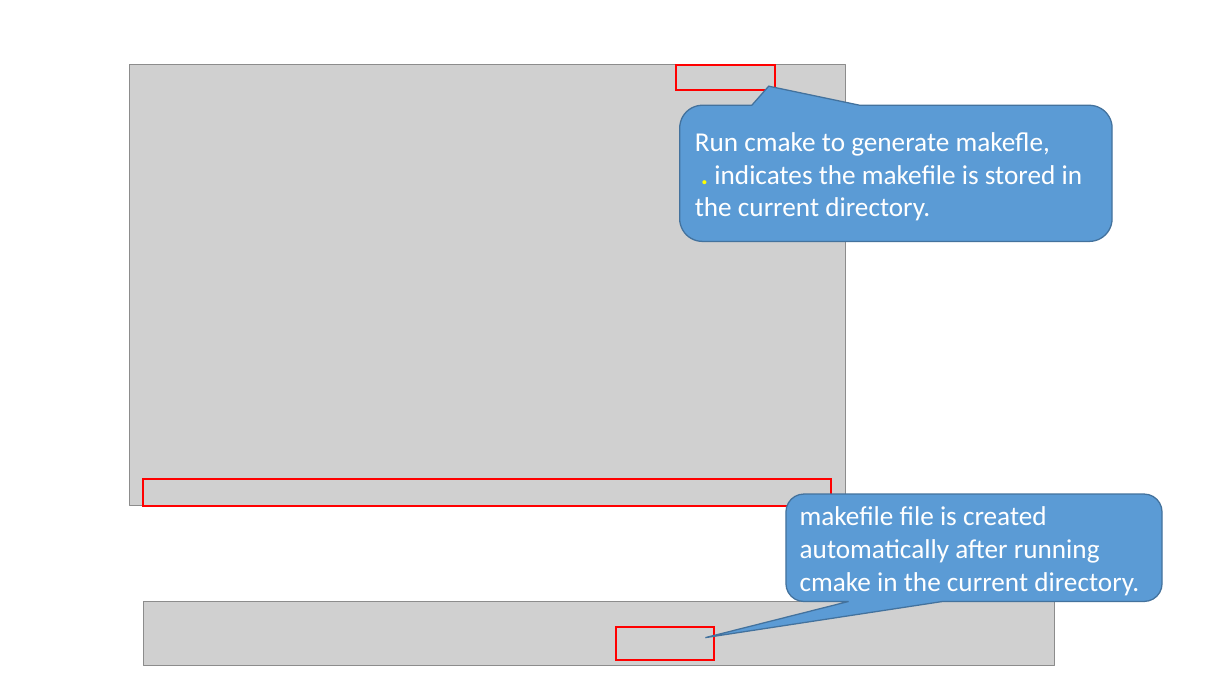
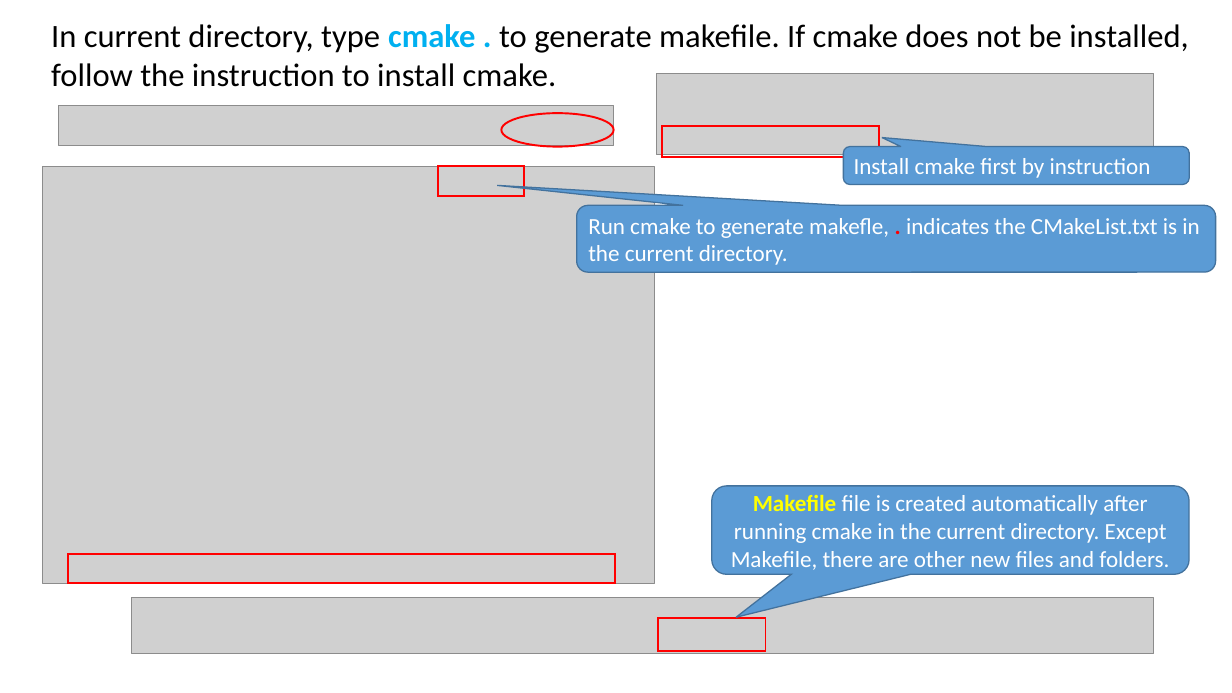
Before and after one commit to ShiqiYu/CPP, a slide deck: slide 5 of week05/Lab05.pptx (slide 7 before the commit). Drawn at 1232x693 pixels with LibreOffice and Linux fonts; fonts in the diff are those of the drawing; grey boxes stand for pictures; background and template pictures are left out. Boxes give left, top, right and bottom in pixels: in the first picture for what was removed or moved away, otherwise in the second. Text is boxed around its words. In the diff, an @@ line names an element or a change of style, - is before the commit and + after.

```diff
--- a/week05/Lab05.pptx
+++ b/week05/Lab05.pptx
@@ text added at <box>51,24,1189,87</box>, 25.4 pt, text #000000 @@
+In current directory, type cmake . to generate makefile. If cmake does not be installed, follow the instruction to install cmake.
@@ picture removed at <box>129,65,846,506</box> @@
@@ picture added at <box>656,73,1153,154</box> @@
@@ picture added at <box>59,105,614,146</box> @@
@@ ellipse added at <box>502,113,614,146</box>, outline #FF0000 1.5 pt @@
@@ rectangle: place and size @@
-rectangle at <box>677,66,775,90</box>
+rectangle at <box>662,126,879,157</box>
@@ rounded speech box added at <box>844,147,1189,185</box>, fill #5B9BD5, outline #43739E 1 pt, 18 pt, text #FFFFFF @@
+Install cmake first by instruction
@@ picture added at <box>43,166,654,583</box> @@
@@ rectangle added at <box>438,166,524,196</box>, outline #FF0000 1.5 pt @@
@@ rounded speech box "Run cmake to generate makefle, ...": place and size @@
-rounded speech box "Run cmake to generate makefle, ..." at <box>680,105,1113,241</box>
+rounded speech box "Run cmake to generate makefle, ..." at <box>577,205,1216,272</box>
@@ rounded speech box "Run cmake to generate makefle, ..." at <box>577,205,1216,272</box>: proportions changed @@
@@ text in rounded speech box at <box>588,218,1199,265</box>: text changed; size 21.2 to 18 pt @@
-Run cmake to generate makefle,
-. indicates the makefile is stored in the current directory.
+Run cmake to generate makefle, . indicates the CMakeList.txt is in the current directory.
@@ rounded speech box "Makefile file is created automatically ..." at <box>712,486,1189,575</box>: proportions changed @@
@@ rounded speech box "Makefile file is created automatically ...": place and size @@
-rounded speech box "Makefile file is created automatically ..." at <box>787,494,1163,602</box>
+rounded speech box "Makefile file is created automatically ..." at <box>712,486,1189,575</box>
@@ text in rounded speech box at <box>731,494,1169,570</box>: text changed; size 21.2 to 18 pt @@
-makefile file is created automatically after running cmake in the current directory.
+Makefile file is created automatically after running cmake in the current directory. Except Makefile, there are other new files and folders.
@@ rectangle: place and size @@
-rectangle at <box>143,479,831,506</box>
+rectangle at <box>67,555,615,584</box>
@@ picture: place and size @@
-picture at <box>143,602,1055,665</box>
+picture at <box>131,598,1153,653</box>
@@ rectangle: place and size @@
-rectangle at <box>616,627,714,660</box>
+rectangle at <box>658,618,765,652</box>
```
Also in this commit, not shown: 12 other slides changed, 3 slides added, 4 slides removed, 1 other file.
